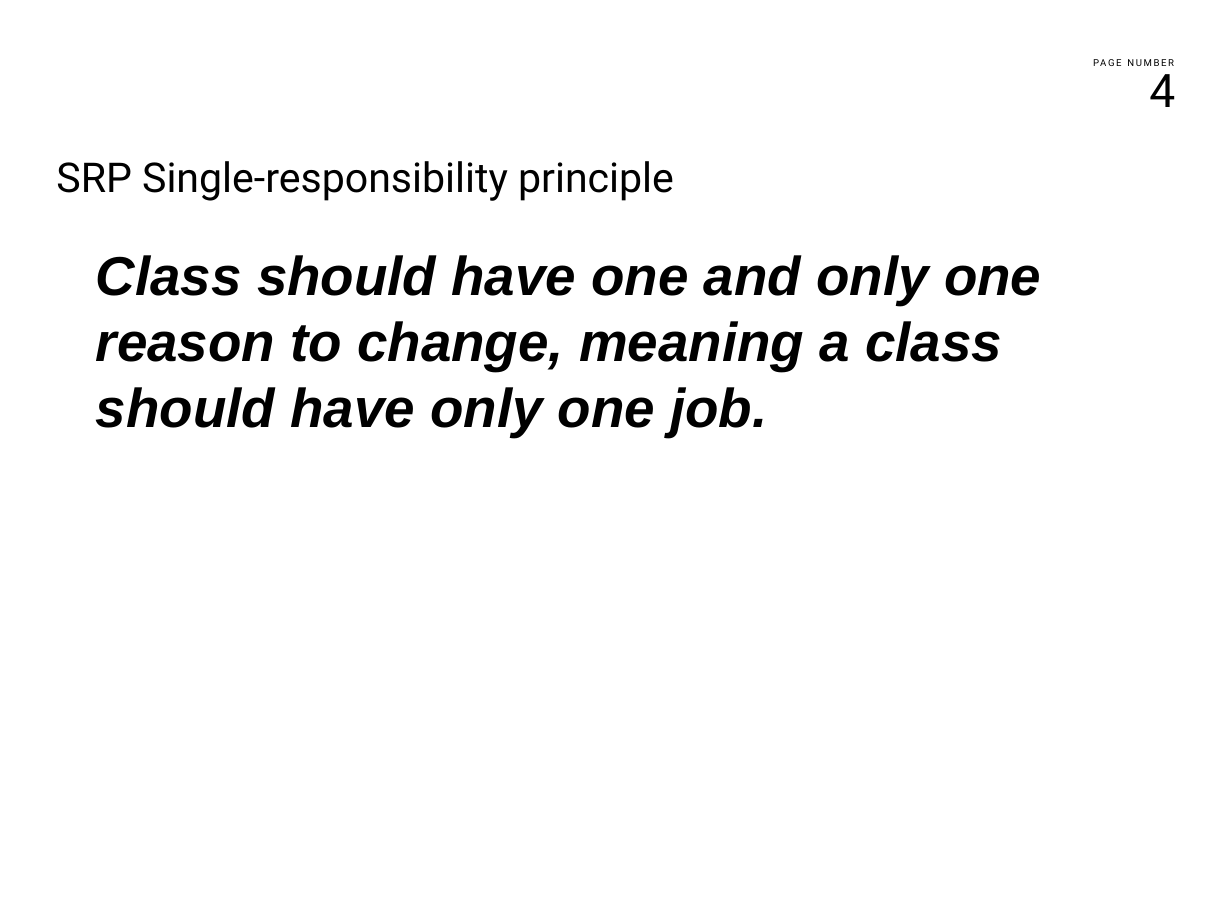
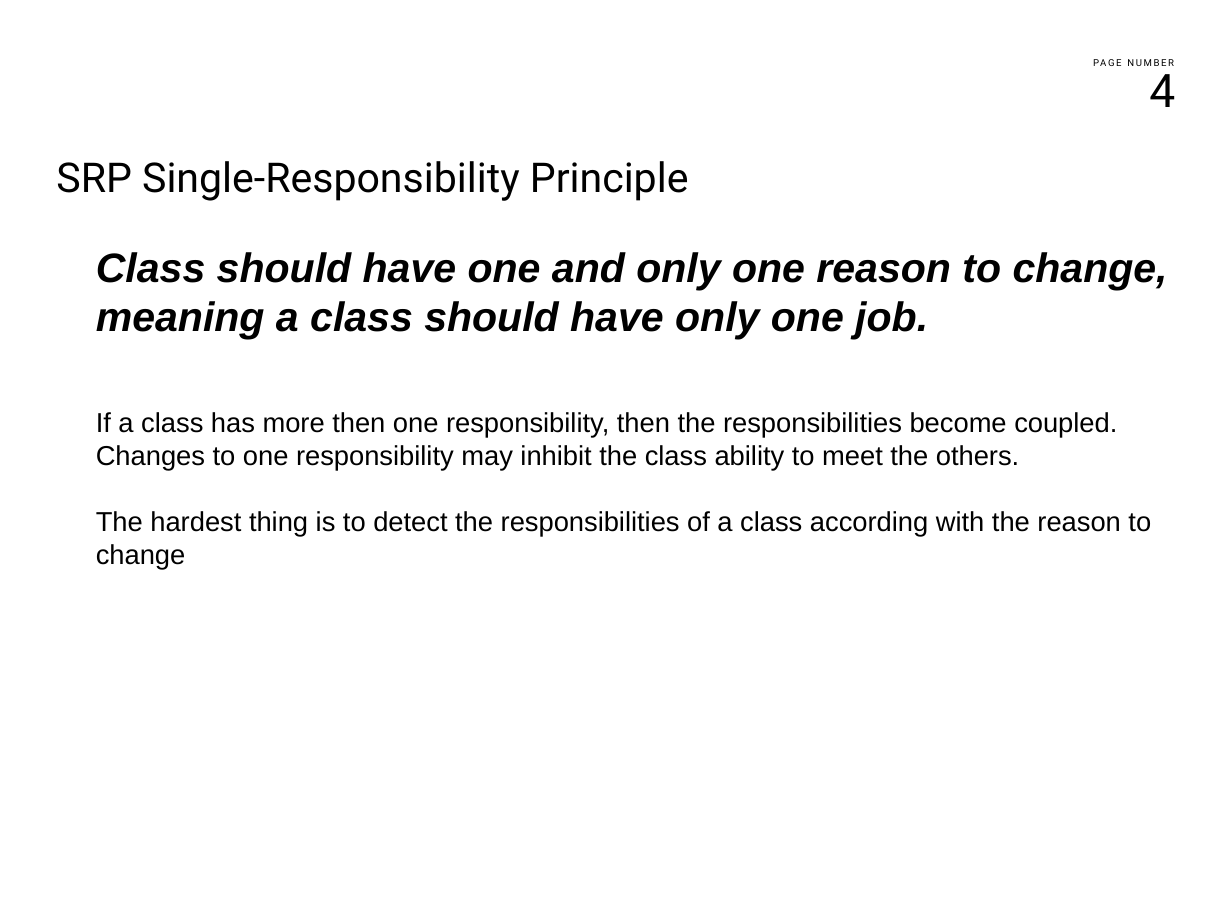
Before and after one commit to franco-melandri/SOLID, a slide deck: slide 4 of docs/solid.pptx. Drawn at 1232x924 pixels with LibreOffice and Linux fonts; fonts in the diff are those of the drawing; background and template pictures are left out. Boxes give left, top, right and bottom in pixels: in the first picture for what was removed or moved away, otherwise in the second. Text is boxed around its words. In the diff, an @@ line names an element or a change of style, - is before the commit and + after.

```diff
--- a/docs/solid.pptx
+++ b/docs/solid.pptx
@@ text at (x1=56, y1=161, x2=689, y2=201): text changed @@
-SRP Single-responsibility principle
+SRP Single-Responsibility Principle
@@ text at (x1=96, y1=252, x2=1168, y2=339): size 32 to 24 pt in "Class should have one and only one ..." @@
@@ text at (x1=96, y1=412, x2=1151, y2=569): paragraphs added @@
+If a class has more then one responsibility, then the responsibilities become coupled. Changes to one responsibility may inhibit the class ability to meet the others.
+The hardest thing is to detect the responsibilities of a class according with the reason to change
```
Also in this commit, not shown: 3 other slides changed, 5 slides added, 6 other files.
